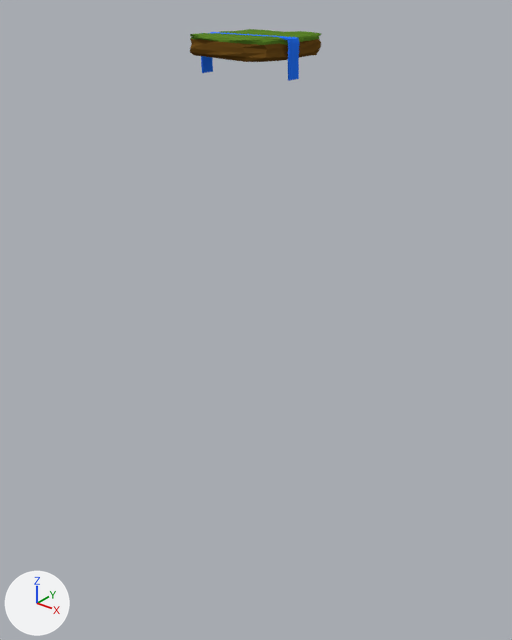
What one commit did to the Blender file 01-Models/JM-HerbstInsel.blend.
One viewpoint serves both versions: a 50 mm lens placed at (60.8, -76.0, 9.4), pointed at (-1.9, 2.4, -39.2). Every picture has the same lights, and +X, +Y and +Z are marked at lower left.
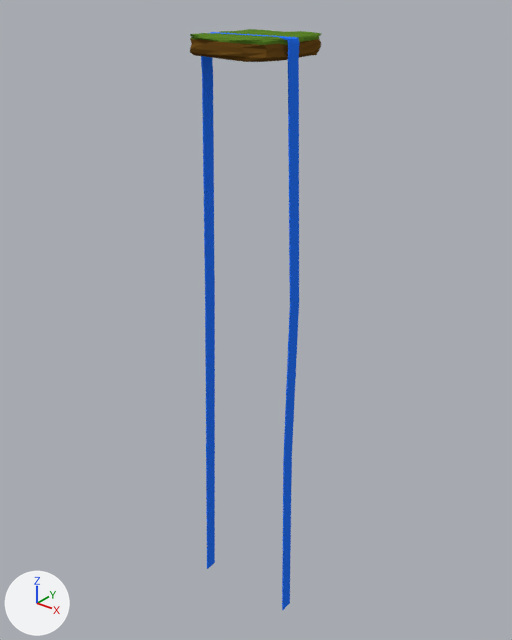
Boxes (x1, y1, x2, y2) around the edits, measured in the pictures (512 x 640 px):
'Cube.001', reshaped (1058% taller)
    before: (201, 32, 299, 81)
    after: (201, 32, 299, 610)
part 1 of me_cube, built on
    before: (288, 76, 299, 81)
    after: (202, 72, 299, 610)

The change, as a list of edits to the scene's bpy script:
```text
Change me_cube:
    used by ob_cube_001; location = (-0.1, -1.7, 2.7); scale = (6.87, 1.0, 0.1)
    remove me_cube.from_pydata(...)  # 72 vertices, 70 faces; spans x -1.0..1.1, y -1.0..1.0, z -48.9..0.6
    add me_cube.from_pydata(...)  # 108 vertices, 106 faces; spans x -1.4..1.2, y -1.0..1.0, z -948.7..0.6
    me_cube part 1
    4 faces are deleted
    6 vertices move from x 1.0..1.1, y -1.0..1.0, z -47.9..-47.2 to x 1.0..1.1, y -1.0..1.0, z -47.7..-47.3
    24 vertices are added at x 1.0..1.2, y -1.0..1.0, z -935.0..-47.3
    6 new vertices lie (-0.1, 0.0, -335.3) away from vertices in x -1.0, y -1.0..1.0, z -48.9..-48.8
    6 new vertices lie (-0.3, 0.0, -564.5) away from vertices in x -1.1, y -1.0..1.0, z -384.2..-384.1
    40 new faces join them
```
